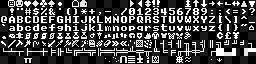
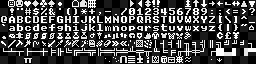
Layered file, before and after one edit (256 × 64). Changes by layer:
painted on "Background" over [88, 0, 175, 63]
